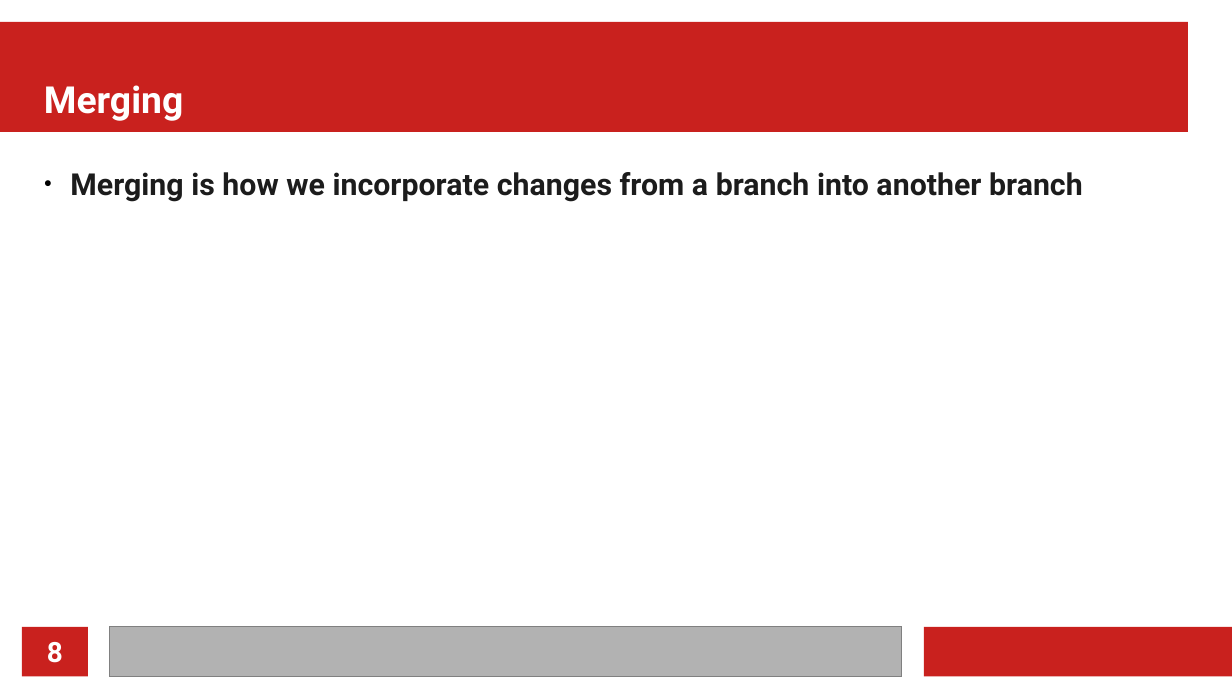
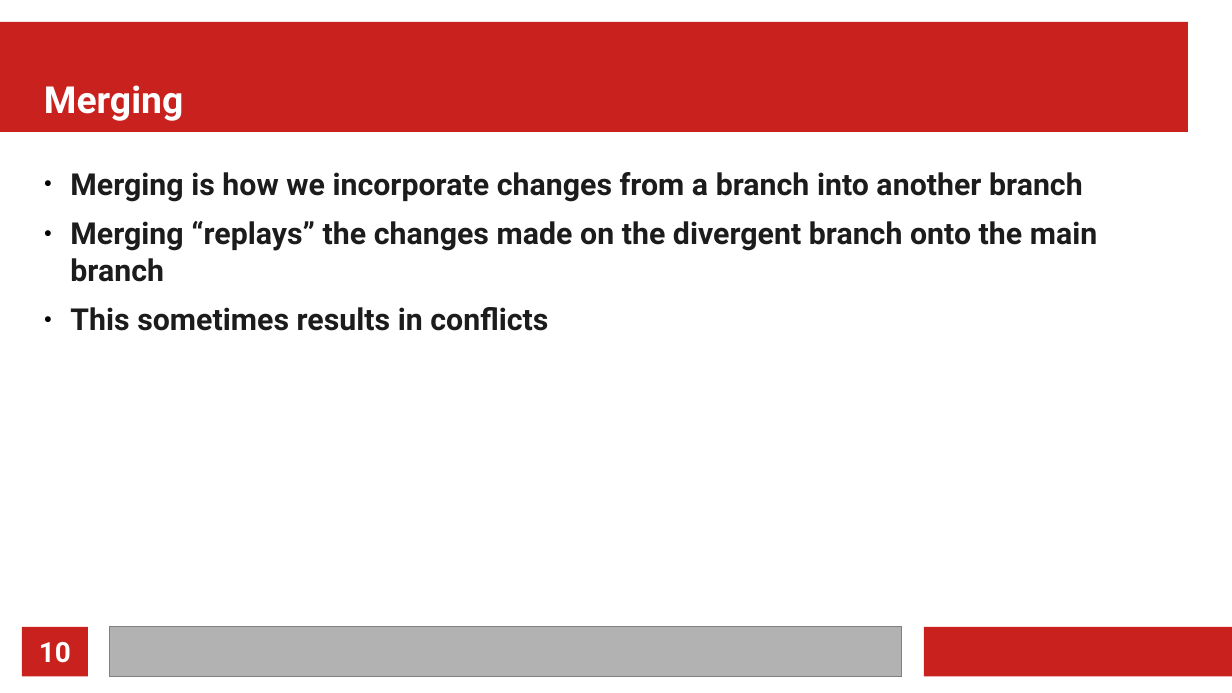
Before and after one commit to MarkusG/UCI-Slides, a slide deck: slide 10 of git.odp (slide 8 before the commit). Drawn at 1232x693 pixels with LibreOffice and Linux fonts; fonts in the diff are those of the drawing. Boxes give left, top, right and bottom in pixels: in the first picture for what was removed or moved away, otherwise in the second. Text is boxed around its words. In the diff, an @@ line names an element or a change of style, - is before the commit and + after.

```diff
--- a/git.odp
+++ b/git.odp
@@ text at box(70, 221, 1097, 331): paragraphs added @@
+● Merging “replays” the changes made on the divergent branch onto the main branch
+● This sometimes results in conflicts
@@ page number at box(39, 642, 71, 663): text changed @@
-8
+10
```
Also in this commit, not shown: 2 other slides changed, 5 slides added, 1 other file.
